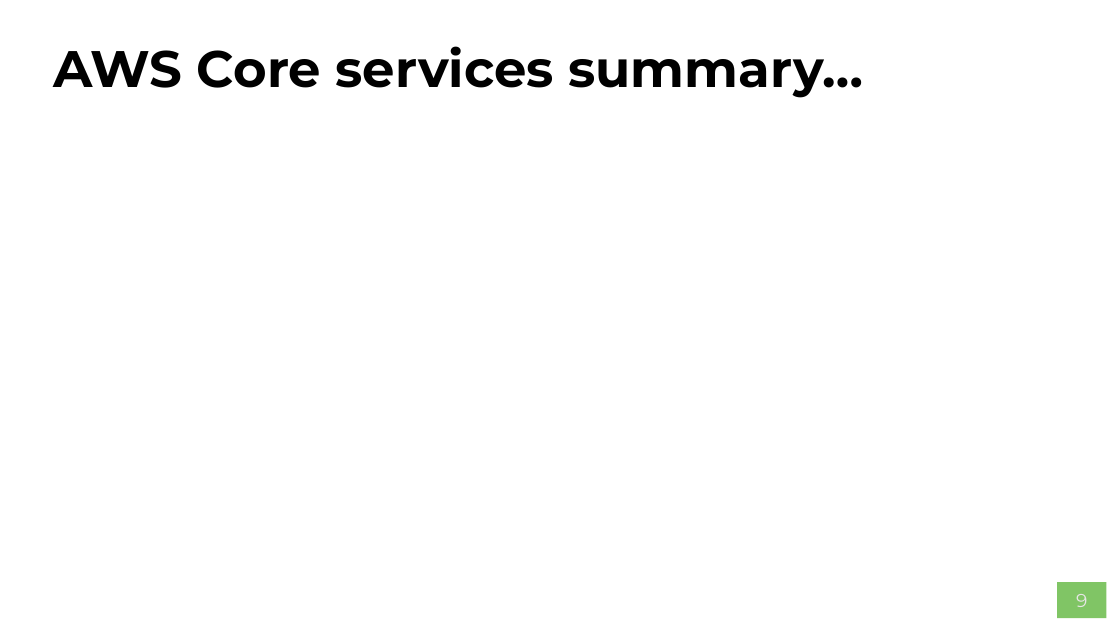
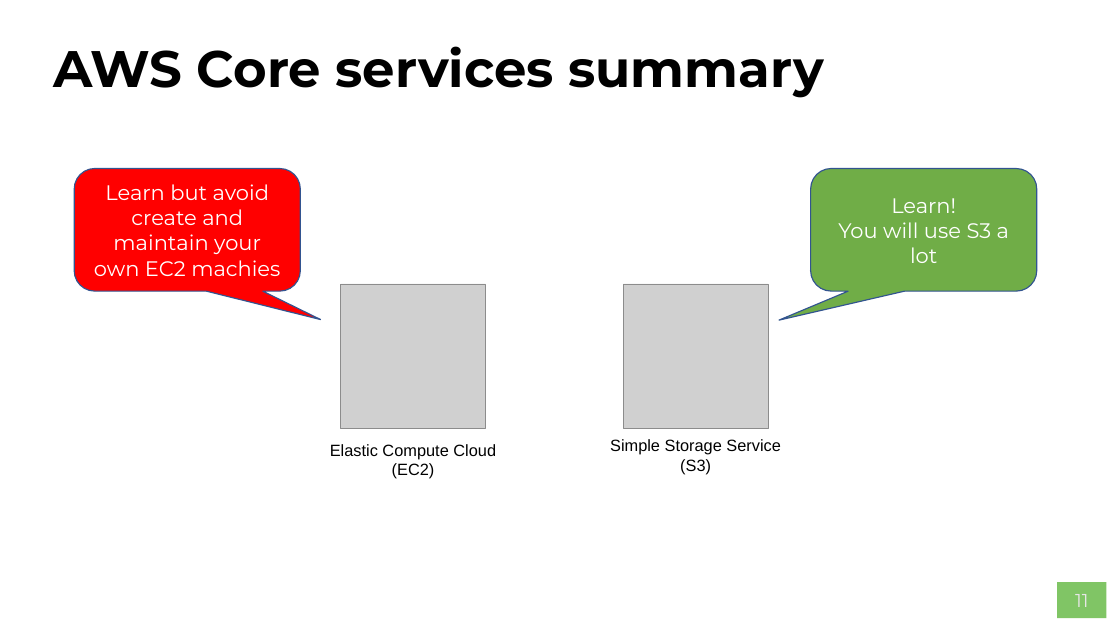
Before and after one commit to AWS-Competence-Group/sessions, a slide deck: slide 11 of 03-aws-core-services-with-iam/03-aws-core-services-with-iam.pptx (slide 9 before the commit). Drawn at 1120x630 pixels with LibreOffice and Linux fonts; fonts in the diff are those of the drawing; grey boxes stand for pictures; background and template pictures are left out. Boxes give left, top, right and bottom in pixels: in the first picture for what was removed or moved away, otherwise in the second. Text is boxed around its words. In the diff, an @@ line names an element or a change of style, - is before the commit and + after.

```diff
--- a/03-aws-core-services-with-iam/03-aws-core-services-with-iam.pptx
+++ b/03-aws-core-services-with-iam/03-aws-core-services-with-iam.pptx
@@ title at box(53, 46, 823, 98): text changed @@
-AWS Core services summary…
+AWS Core services summary
@@ rounded speech box added at box(74, 169, 300, 292), fill #FF0000, outline #325491 1 pt, 18 pt, text #FFFFFF @@
+Learn but avoid create and maintain your own EC2 machies
@@ rounded speech box added at box(811, 169, 1037, 292), fill #70AD47, outline #325491 1 pt, 18 pt, text #FFFFFF @@
+Learn!
+You will use S3 a lot
@@ picture added at box(341, 284, 486, 429) @@
@@ picture added at box(623, 284, 768, 429) @@
@@ text added at box(330, 444, 496, 479), 14 pt, text #000000 @@
+Elastic Compute Cloud (EC2)
@@ text added at box(610, 439, 781, 474), 14 pt, text #000000 @@
+Simple Storage Service (S3)
@@ page number at box(1075, 594, 1088, 607): text changed @@
-9
+11
```
Also in this commit, not shown: 4 other slides changed, 2 slides added.
